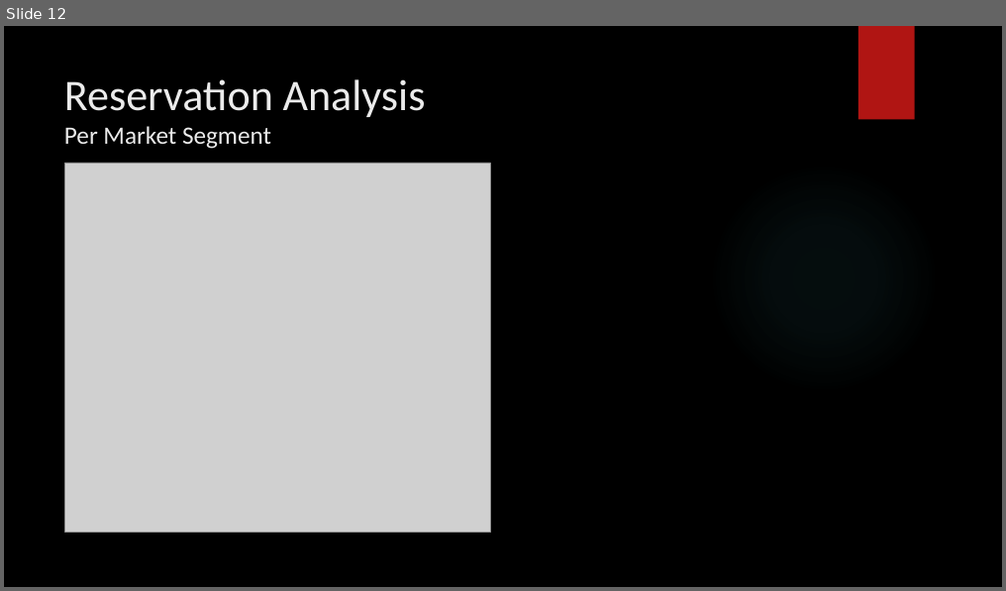
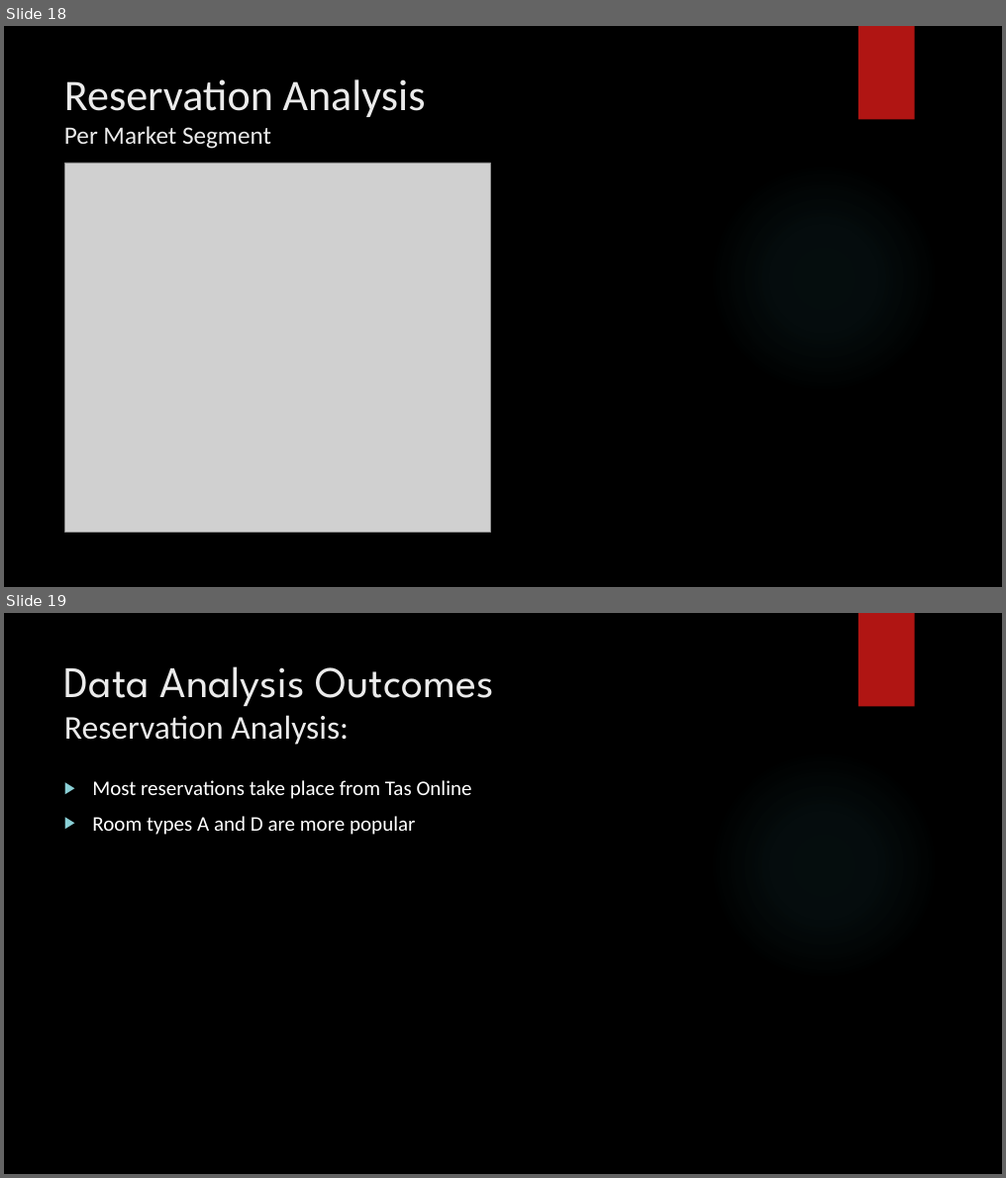
Before and after one commit to Konadrak/GitHub_Project_1a-Team_A, a slide deck: Presentation/GitHub Project Presentation.pptx. Shown one above the other, each under a label of ours: slide 12 before the commit, slides 18 and 19 after it. The pictures are 1006x591 and 1006x1178 pixels, drawn with LibreOffice and Linux fonts; fonts in the diff are those of the drawing; grey boxes stand for pictures; background and template pictures are left out. Boxes give left, top, right and bottom in pixels: in the first picture for what was removed or moved away, otherwise in the second. Text is boxed around its words. In the diff, an @@ line names an element or a change of style, - is before the commit and + after.

Commit message:
Analysis and Presentation vs2

```diff
--- a/Presentation/GitHub Project Presentation.pptx
+++ b/Presentation/GitHub Project Presentation.pptx
@@ slide 19 added at box(4, 613, 1002, 1174), background picture (left out); not listed: 2 template elements that a slide beside it also shows @@
@@ title added at box(64, 666, 494, 745), 42 pt, text #EBEBEB @@
+Data Analysis Outcomes
+Reservation Analysis:
@@ text added at box(92, 780, 472, 835), 20 pt, text #FFFFFF @@
+▶ Most reservations take place from Tas Online
+▶ Room types A and D are more popular
@@ what was slide 12 is now slide 18 @@
```
Also in this commit, not shown: 2 slides changed, 5 other slides added, 2 other files.
